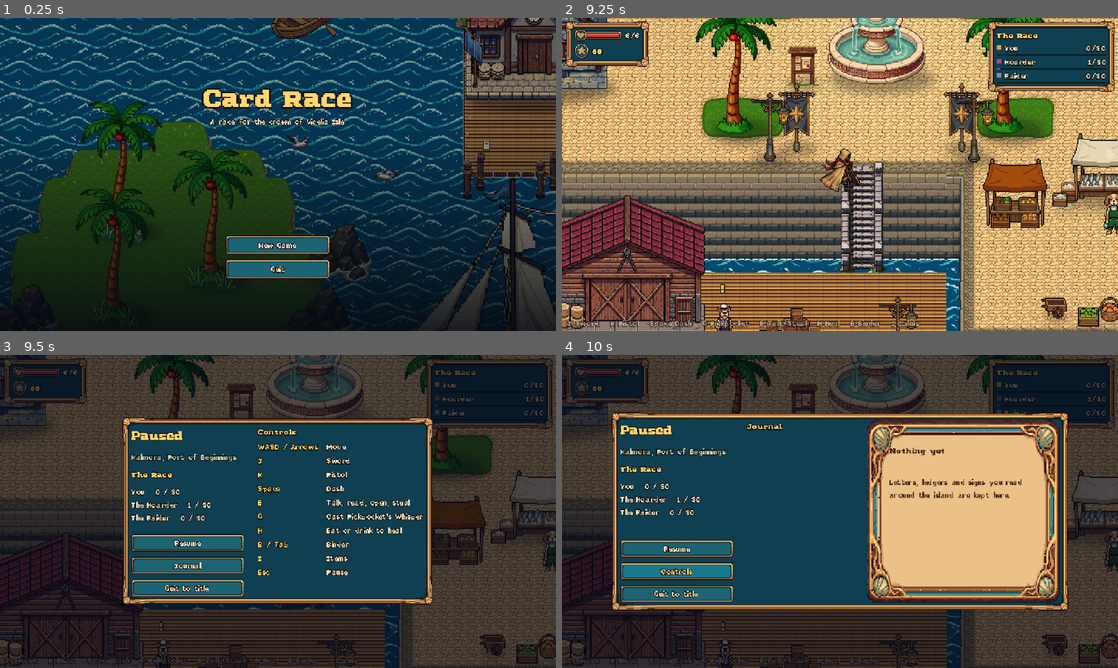
Above: before the commit, frames 1-4 (two rows, left to right).
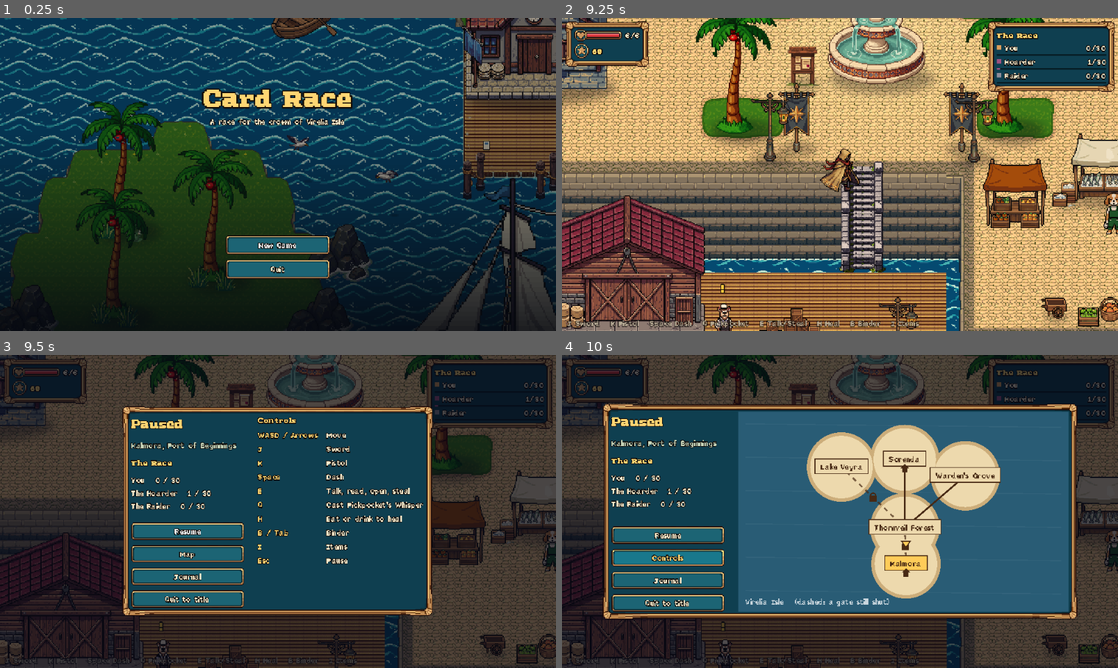
Above: after the commit, the same moments.

Repository: jnron5/greed-island
Game: Godot game, scene res://scenes/ui/title_screen.tscn
Two runs of this game, one before a commit and one after it. Both use one fixed random seed, a clock stepped at 60 frames per second and the inputs below.
Inputs (mouse positions are in pixels of both pictures, inside the frame that each line leads up to):
- Up to frame 1 (0.25 s): no input
- Up to frame 2 (9.25 s): click "New Game" at 0.5 s; click "Rival" at 1.25 s; click "Rival" at 2 s; click "Begin the race" at 2.75 s; tap Enter (ui_accept) at 3.5, 3.77, 4.07, 6.77, 7.07, 8.27, 8.57, 8.75, 9.02 s; move the mouse to (962, 158) at 3.52 s; hold D (move_right) 3.53-4.25 s; hold Tab (binder) 3.53-4.25 s; click (962, 158) at 3.67 s; tap Space (dash) at 3.8, 6.6, 8.3, 8.85 s; click "Binder" at 4.25 s; click "Items" at 5 s; click "Fresh Bread x2" at 5.75 s; move the mouse to (728, 190) at 6.52 s; hold S (move_down) 6.53-7.28 s; tap I (items) at 6.8 s; move the mouse to (895, 105) at 7.27 s; hold D (move_right) 7.28-8.03 s; hold I (items) 7.28-8.03 s; tap Tab (binder) at 7.55, 8.1 s; move the mouse to (812, 237) at 8.02 s; hold W (move_up) 8.03-8.78 s; click (812, 237) at 8.17 s; move the mouse to (1006, 221) at 8.77 s; hold A (move_left) from 8.78 s (still down); hold I (items) from 8.78 s (still down)
- Up to frame 3 (9.5 s): keep holding A (move_left); keep holding I (items); tap Enter (ui_accept) at 9.32 s; tap Escape (pause) at 9.4 s
- Up to frame 4 (10 s): release A (move_left) at 9.5 s; release I (items) at 9.5 s; click "Journal" (after the commit: "Map") at 9.5 s

Frames 1-2 are identical in both runs. In frame 3, 15% of the frame differs, in the area x 22-78%, y 16-84%; in frame 4, 51%, in the area x 7-93%, y 15-85%.

Commit message:
Pause menu: an island map
Every area as a parchment plaque at its place on the island, the roads between
them (dashed with a padlock while their gate is shut), little houses for towns,
and a gold marker where you are.

Co-Authored-By: Claude Opus 5.5 <noreply@anthropic.com>

Diff:
--- /dev/null
+++ b/scripts/ui/island_map.gd
@@ -0,0 +1,111 @@
+class_name IslandMap
+extends Control
+## The island map in the pause menu: every outdoor area as a parchment plaque at its
+## place on the island (WorldMap origins), the roads between them (gated roads drawn
+## dashed and marked with a lock until their gate opens), and a gold marker where you
+## are. Interiors show as the town they're in.
+
+const INK := Color(0.28, 0.16, 0.08)
+const PAPER := Color(0.93, 0.85, 0.68)
+const PAPER_DARK := Color(0.8, 0.68, 0.48)
+const SEA := Color(0.16, 0.36, 0.46)
+const GOLD := Color(1.0, 0.8, 0.35)
+const FONT := preload("res://assets/fonts/virelia_text.tres")
+
+var _time := 0.0
+
+
+func _ready() -> void:
+	clip_contents = true
+
+
+func _process(delta: float) -> void:
+	_time += delta
+	if is_visible_in_tree():
+		queue_redraw()
+
+
+func _areas() -> Array[String]:
+	var out: Array[String] = []
+	for zone: String in WorldMap.ZONES:
+		if not "interiors" in zone:
+			out.append(zone)
+	return out
+
+
+## Where on this control an island position lands (the areas fitted in with a margin).
+func _layout() -> Dictionary:
+	var lo := Vector2(INF, INF)
+	var hi := Vector2(-INF, -INF)
+	for zone in _areas():
+		var o: Vector2 = WorldMap.ZONES[zone].origin
+		lo = lo.min(o)
+		hi = hi.max(o)
+	var span := (hi - lo).max(Vector2(1, 1))
+	var inner := size - Vector2(170, 110)
+	var k := minf(inner.x / span.x, inner.y / span.y)
+	var offset := (size - span * k) / 2.0 - lo * k
+	return {"k": k, "offset": offset}
+
+
+func _at(zone: String, layout: Dictionary) -> Vector2:
+	return (WorldMap.ZONES[zone].origin as Vector2) * layout.k + layout.offset
+
+
+func _here() -> String:
+	var scene := get_tree().current_scene
+	var path := scene.scene_file_path if scene else ""
+	if "interiors" in path:
+		return WorldMap.KALMORA
+	return path
+
+
+func _draw() -> void:
+	# Sea, with a parchment island under the areas.
+	draw_rect(Rect2(Vector2.ZERO, size), SEA)
+	for i in 6:
+		var y := 14.0 + i * size.y / 6.0
+		draw_line(Vector2(8, y), Vector2(size.x - 8, y + 4), Color(1, 1, 1, 0.05), 1.0)
+	var layout := _layout()
+	for zone in _areas():
+		draw_circle(_at(zone, layout), 40.0, PAPER_DARK)
+	for zone in _areas():
+		draw_circle(_at(zone, layout), 36.0, PAPER)
+	# Roads.
+	var drawn := {}
+	for edge in WorldMap.EDGES:
+		var key := [edge.from, edge.to]
+		key.sort()
+		if drawn.has(str(key)) or not layout.has("k"):
+			continue
+		drawn[str(key)] = true
+		var a := _at(edge.from, layout)
+		var b := _at(edge.to, layout)
+		var open: bool = edge.gate == &"" or GameState.opened_gates.has(edge.gate)
+		if open:
+			draw_line(a, b, INK, 2.0)
+		else:
+			draw_dashed_line(a, b, Color(INK, 0.7), 2.0, 5.0)
+			var mid := (a + b) / 2.0
+			draw_rect(Rect2(mid - Vector2(4, 2), Vector2(8, 7)), INK)
+			draw_arc(mid - Vector2(0, 2), 3.0, PI, TAU, 8, INK, 1.5)
+	# Plaques.
+	var here := _here()
+	for zone in _areas():
+		var p := _at(zone, layout)
+		var text := WorldMap.zone_name(zone)
+		var w := FONT.get_string_size(text, HORIZONTAL_ALIGNMENT_LEFT, -1, 10).x + 12
+		var plaque := Rect2(p - Vector2(w / 2.0, 9), Vector2(w, 16))
+		draw_rect(plaque.grow(1), INK)
+		draw_rect(plaque, PAPER if zone != here else GOLD)
+		draw_string(FONT, plaque.position + Vector2(6, 12), text, HORIZONTAL_ALIGNMENT_LEFT, -1, 10, INK)
+		if WorldMap.is_town(zone):
+			draw_rect(Rect2(p + Vector2(-3, 10), Vector2(6, 5)), INK)       # a little house for towns
+			draw_colored_polygon(PackedVector2Array([p + Vector2(-5, 10), p + Vector2(5, 10), p + Vector2(0, 5)]), INK)
+	# You are here.
+	if here in WorldMap.ZONES:
+		var p := _at(here, layout) + Vector2(0, -20 + roundf(sin(_time * 4.0) * 2.0))
+		draw_colored_polygon(PackedVector2Array([p + Vector2(-5, -7), p + Vector2(5, -7), p]), GOLD)
+		draw_polyline(PackedVector2Array([p + Vector2(-5, -7), p + Vector2(5, -7), p, p + Vector2(-5, -7)]), INK, 1.0)
+	draw_string(FONT, Vector2(8, size.y - 8), "Virelia Isle   (dashed: a gate still shut)", HORIZONTAL_ALIGNMENT_LEFT, -1, 10,
+		Color(1, 1, 1, 0.75))
--- a/scripts/ui/pause_menu.gd
+++ b/scripts/ui/pause_menu.gd
@@ -23,6 +23,8 @@
 var _journal_title: Label
 var _journal_place: Label
 var _journal_button: Button
+var _map: IslandMap
+var _map_button: Button
 
 
 func _ready() -> void:
@@ -57,7 +59,7 @@
 		var who := "You" if id == GameState.PLAYER else "The " + String(id).capitalize()
 		lines.append("%s   %d / %d" % [who, counts[id], total])
 	_race.text = "\n".join(lines)
-	_show_journal(false)
+	_show_page(&"controls")
 	_resume.grab_focus()
 
 
@@ -117,9 +119,13 @@
 	_resume.text = "Resume"
 	_resume.pressed.connect(close)
 	left.add_child(_resume)
+	_map_button = Button.new()
+	_map_button.text = "Map"
+	_map_button.pressed.connect(func() -> void: _show_page(&"controls" if _map.visible else &"map"))
+	left.add_child(_map_button)
 	_journal_button = Button.new()
 	_journal_button.text = "Journal"
-	_journal_button.pressed.connect(func() -> void: _show_journal(not _journal.visible))
+	_journal_button.pressed.connect(func() -> void: _show_page(&"controls" if _journal.visible else &"journal"))
 	left.add_child(_journal_button)
 	var title_button := Button.new()
 	title_button.text = "Quit to title"
@@ -131,6 +137,10 @@
 	row.add_child(right)
 	_controls = right
 	_build_journal(row)
+	_map = IslandMap.new()
+	_map.custom_minimum_size = Vector2(380, 230)
+	_map.visible = false
+	row.add_child(_map)
 	var controls := Label.new()
 	controls.theme_type_variation = &"TitleLabel"
 	controls.text = "Controls"
@@ -201,9 +211,16 @@
 	text_col.add_child(_journal_text)
 
 
+## The right side shows one page: the controls, the island map or the journal.
+func _show_page(page: StringName) -> void:
+	_map.visible = page == &"map"
+	_map_button.text = "Controls" if page == &"map" else "Map"
+	_show_journal(page == &"journal")
+	_controls.visible = page == &"controls"
+
+
 func _show_journal(on: bool) -> void:
 	_journal.visible = on
-	_controls.visible = not on
 	_journal_button.text = "Controls" if on else "Journal"
 	if not on:
 		return
Not shown, added: scripts/ui/island_map.gd.uid
